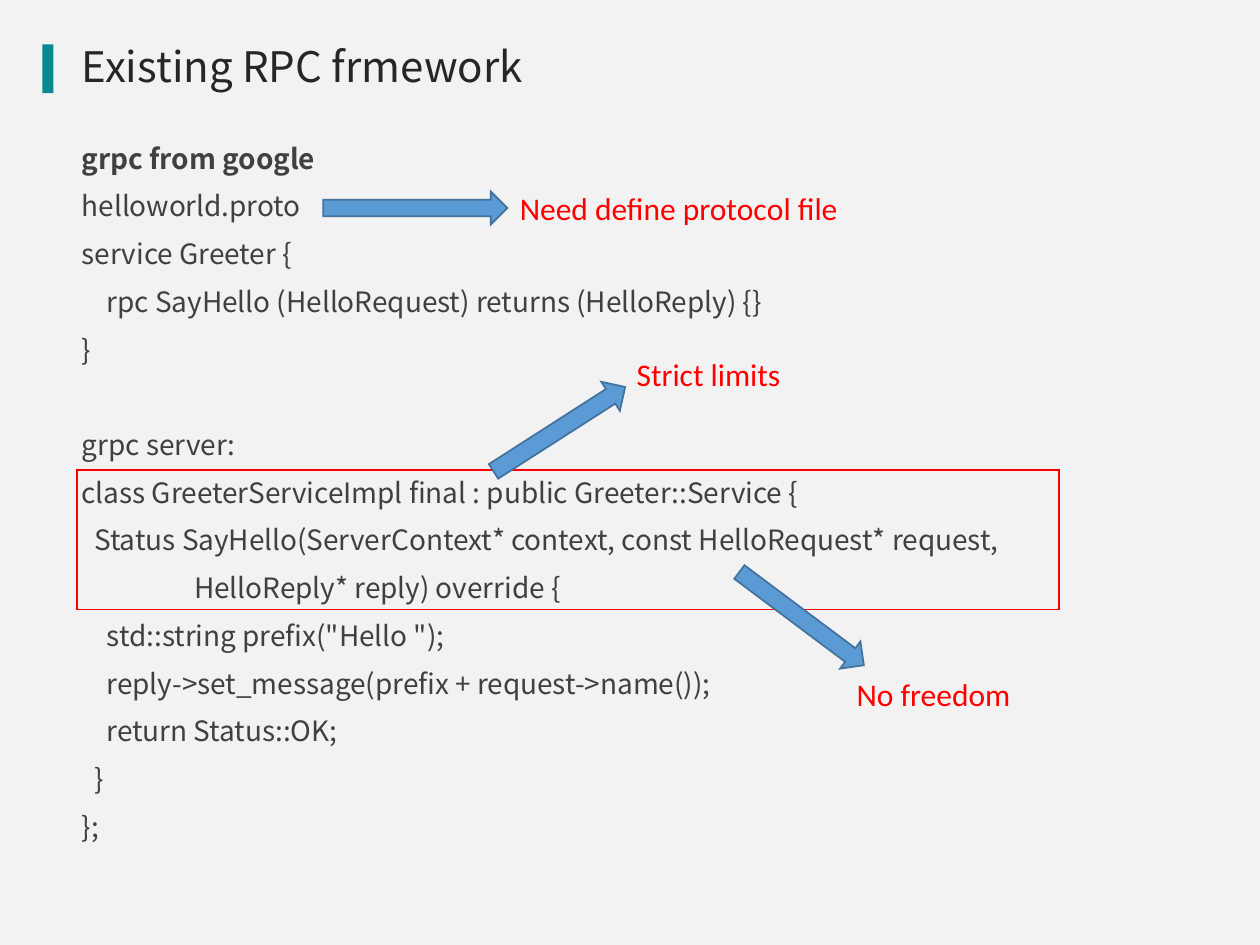
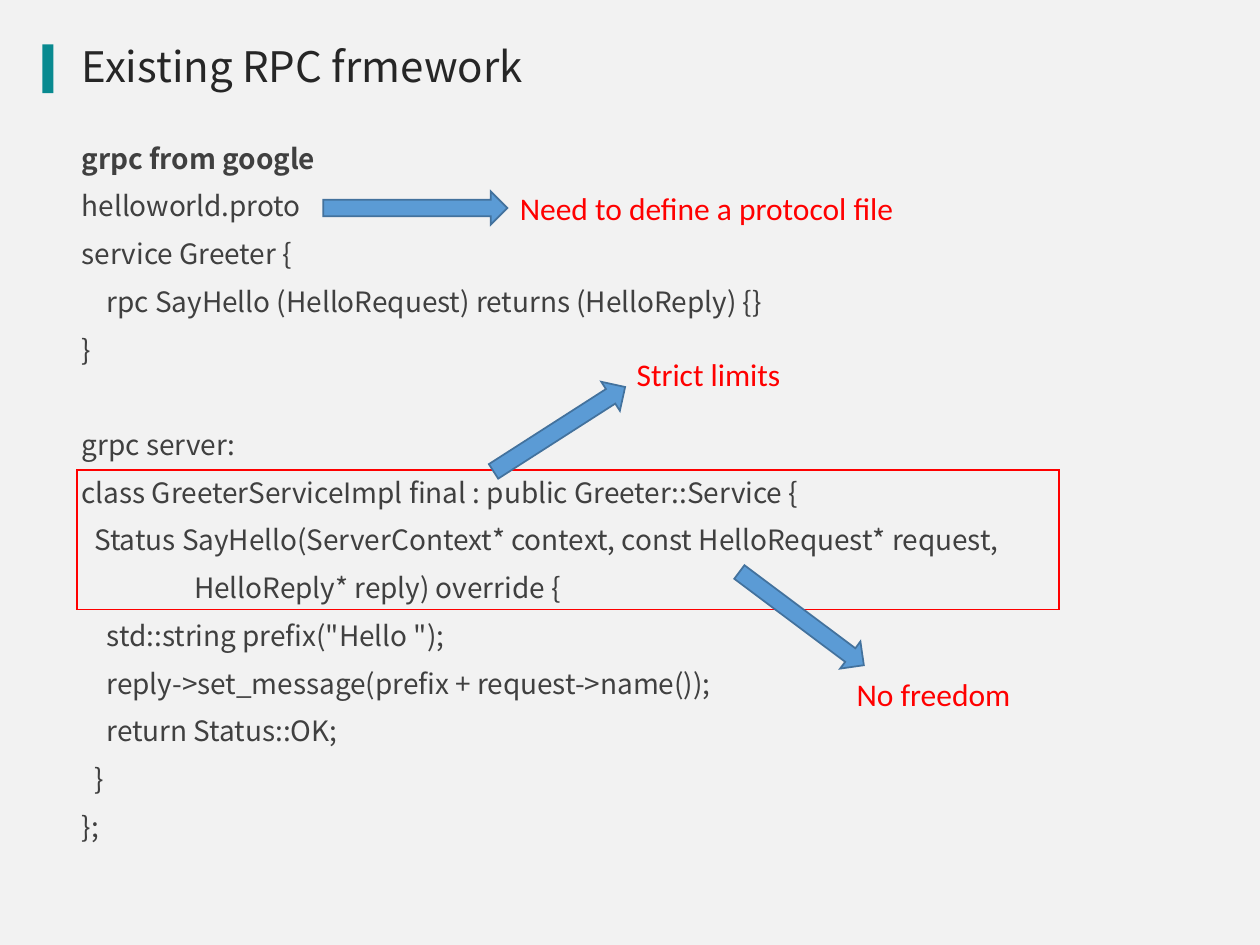
Before and after one commit to qicosmos/cppnow2017-ppt, a slide deck: slide 6 of An easy to use RPC framework implemented by c++11 and c++14.pptx. Drawn at 1260x945 pixels with LibreOffice and Linux fonts; fonts in the diff are those of the drawing; background and template pictures are left out. Boxes give left, top, right and bottom in pixels: in the first picture for what was removed or moved away, otherwise in the second. Text is boxed around its words. In the diff, an @@ line names an element or a change of style, - is before the commit and + after.

```diff
--- a/An easy to use RPC framework implemented by c++11 and c++14.pptx
+++ b/An easy to use RPC framework implemented by c++11 and c++14.pptx
@@ text at [520,198,894,225]: text changed @@
-Need define protocol file
+Need to define a protocol file
```
Also in this commit, not shown: 4 other slides changed.
